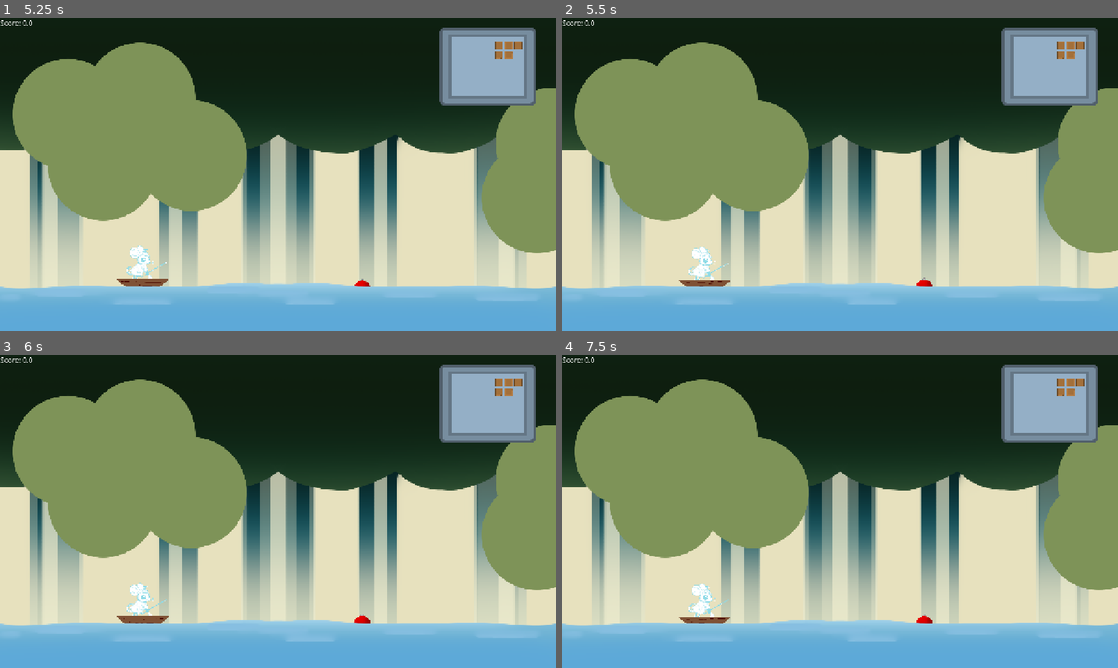
Above: before the commit, frames 1-4 (two rows, left to right).
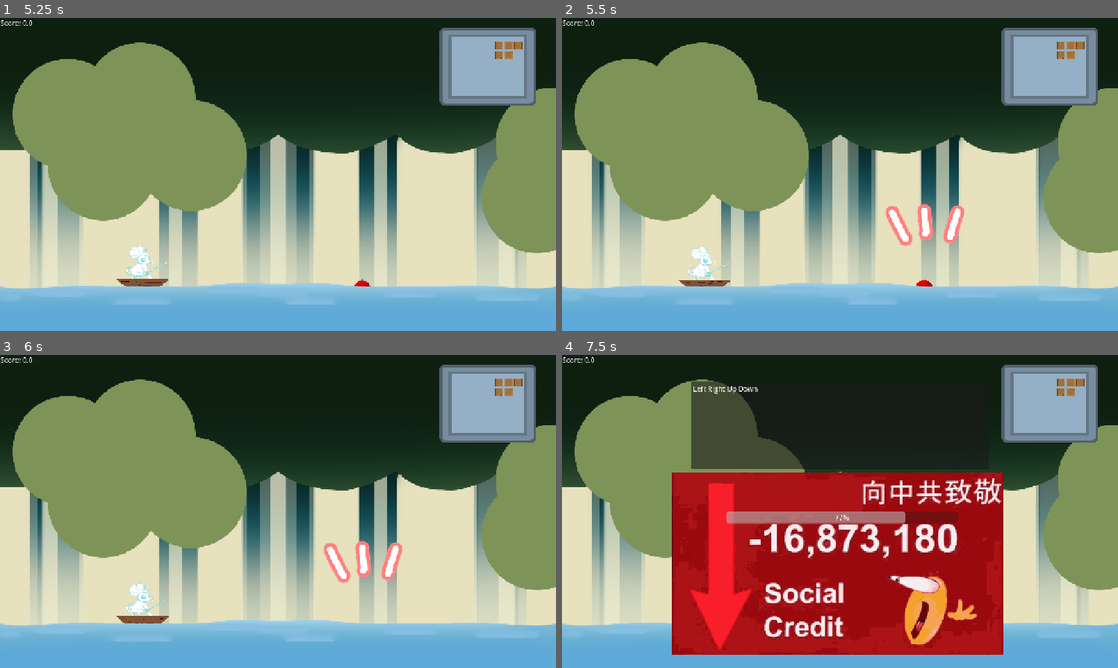
Above: after the commit, the same moments.

Repository: Meoah/Team-Awesome
Game: Godot game, scene res://scenes/game/main_menu.tscn
Two runs of this game, one before a commit and one after it. Both use one fixed random seed, a clock stepped at 60 frames per second and the inputs below.
Inputs:
- Up to frame 1 (5.25 s): click "Start Game" at 0.5 s; tap Enter (ui_accept) at 1.25, 1.52, 2.27, 3.77, 4.25, 4.52 s; hold Right (Right) 1.28-2.03 s; hold Down (Down) 2.03-2.78 s; hold Right (Right) 2.78-3.53 s; hold Up (Up) 3.53-4.28 s; hold Left (Left) from 4.28 s (still down)
- Up to frame 2 (5.5 s): keep holding Left (Left); tap Enter (ui_accept) at 5.27 s
- Up to frame 3 (6 s): release Left (Left) at 5.78 s; hold Down (Down) from 5.78 s (still down)
- Up to frame 4 (7.5 s): release Down (Down) at 6.53 s; hold Right (Right) 6.53-7.28 s; tap Enter (ui_accept) at 6.77 s; hold Up (Up) from 7.28 s (still down)

Frame 1 is identical in both runs. In frame 2, 0.9% of the frame differs, in the area x 58-73%, y 59-86%; in frame 3, 1.0%; in frame 4, 38%, in the area x 19-80%, y 8-96%.
Error before the commit: Invalid assignment of property or key 'global_position' with value of type 'Vector2' on a base object of type 'Nil'. (res://scripts/game/daytime_main.gd:48)

Commit message:
Update daytime_main.tscn

Diff:
--- a/scenes/game/daytime_main.tscn
+++ b/scenes/game/daytime_main.tscn
@@ -6,17 +6,19 @@
 [ext_resource type="PackedScene" uid="uid://bbklku0slqk5d" path="res://scenes/ui/arrows.tscn" id="2_kebv3"]
 [ext_resource type="PackedScene" uid="uid://8rtag1fl3an4" path="res://scenes/actors/bobber.tscn" id="3_6j7wl"]
 [ext_resource type="Texture2D" uid="uid://diefr1j4j4pji" path="res://assets/textures/background/FishingBGFiller.png" id="3_nw5db"]
-[ext_resource type="Texture2D" uid="uid://8v7i2pn3jxgb" path="res://assets/textures/background/Placeholder_Water.png" id="5_8rhjh"]
+[ext_resource type="Texture2D" uid="uid://dd3ee7km1o5o3" path="res://assets/textures/background/Placeholder_Water.png" id="5_8rhjh"]
+[ext_resource type="Texture2D" uid="uid://cv2ycg3ht86i6" path="res://assets/textures/vfx/exclaim.png" id="5_ovvot"]
 
 [sub_resource type="RectangleShape2D" id="RectangleShape2D_6j7wl"]
 size = Vector2(1280, 89)
 
-[node name="DaytimeMain" type="Node2D" node_paths=PackedStringArray("MC", "Bobber", "Score")]
+[node name="DaytimeMain" type="Node2D" node_paths=PackedStringArray("MC", "Bobber", "Score", "Indicator")]
 script = ExtResource("1_2jsv6")
 fishingMinigameScene = ExtResource("2_kebv3")
 MC = NodePath("MainCharacter")
 Bobber = NodePath("Bobber")
 Score = NodePath("Score")
+Indicator = NodePath("Indicator")
 
 [node name="Background" type="Sprite2D" parent="."]
 position = Vector2(640, 360)
@@ -25,6 +27,10 @@
 [node name="MainCharacter" parent="." instance=ExtResource("1_oxlu7")]
 position = Vector2(329.00003, 583)
 scale = Vector2(0.15348448, 0.15348448)
+
+[node name="Indicator" type="Sprite2D" parent="."]
+position = Vector2(0, -50)
+texture = ExtResource("5_ovvot")
 
 [node name="Bobber" parent="." instance=ExtResource("3_6j7wl")]
 
Not shown: 1 places in scenes/game/daytime_main.tscn that only renumber resources
